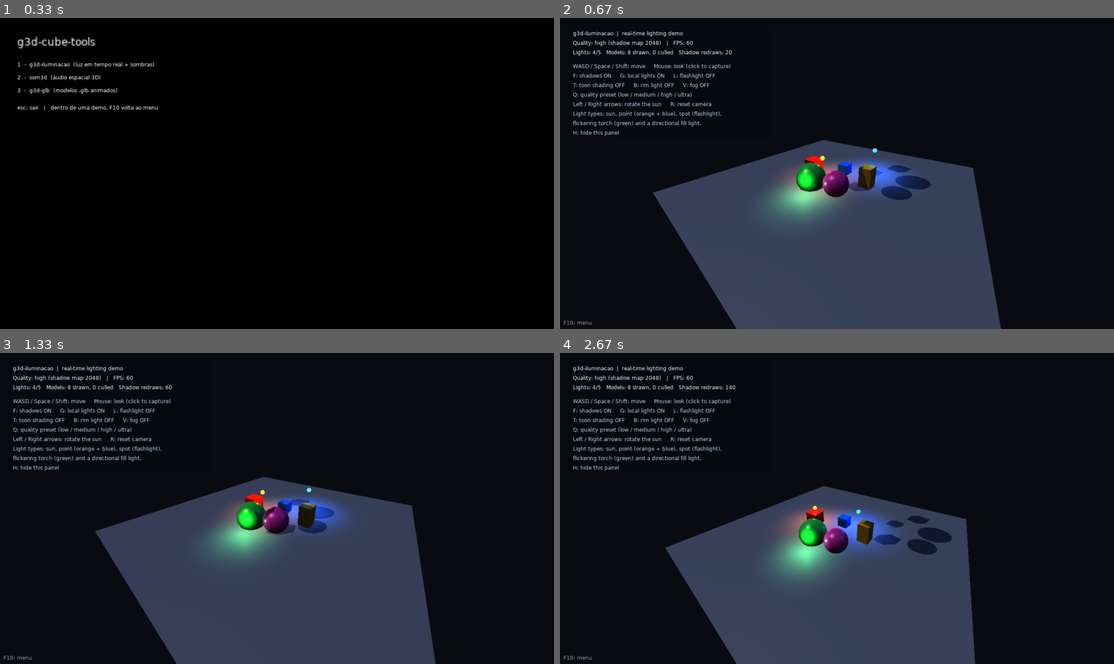
Above: before the commit, frames 1-4 (two rows, left to right).
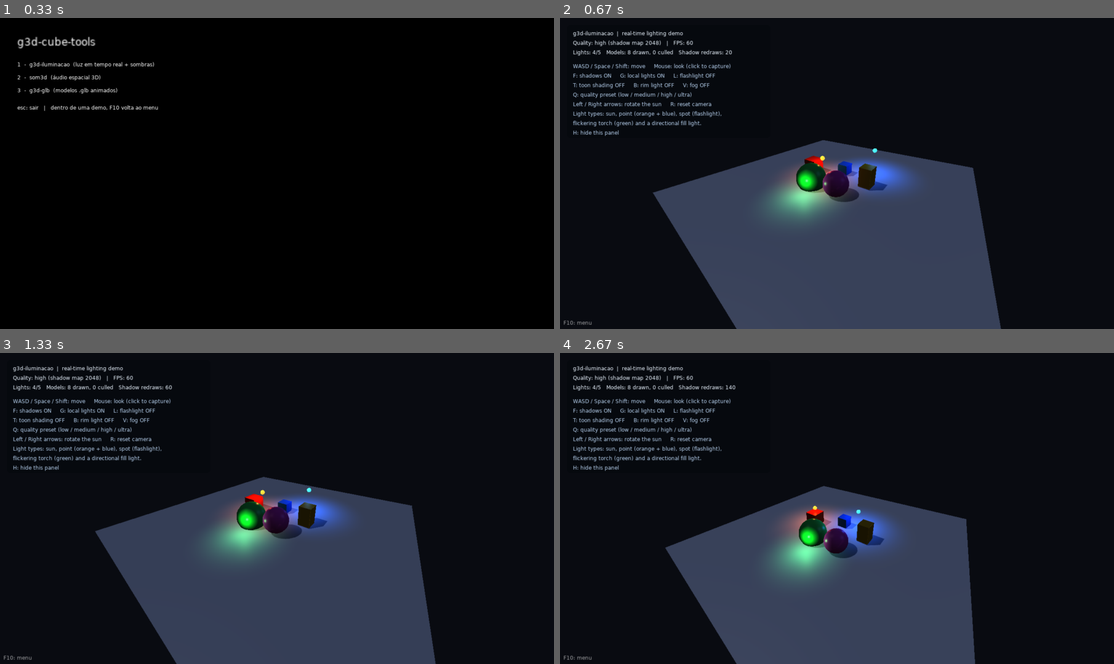
Above: after the commit, the same moments.

Repository: genericocube/g3d-cube-tools
Game: LÖVE game, started from main.lua
Same seed, same stepped clock (60 frames per second), same inputs: the game is played once before the commit and once after it.
Inputs (mouse positions are in pixels of both pictures, inside the frame that each line leads up to):
- Up to frame 1 (0.33 s): no input
- Up to frame 2 (0.67 s): tap 1 at 0.33 s
- Up to frame 3 (1.33 s): hold Right 0.67-1.13 s; move the mouse to (454, 499) at 0.7 s; hold Right from 1.17 s (still down); move the mouse to (144, 511) at 1.2 s; tap Space at 1.23 s
- Up to frame 4 (2.67 s): tap Space at 1.53, 1.73, 2.03, 2.3, 2.6 s; release Right at 1.63 s; hold Left 1.67-2.2 s; move the mouse to (892, 576) at 1.7 s; hold Left 2.23-2.63 s; move the mouse to (665, 461) at 2.27 s

Frame 1 is identical in both runs. In frame 2, 1.3% of the frame differs, in the area x 42-67%, y 44-60%; in frame 3, 0.8%; in frame 4, 1.4%, in the area x 43-71%, y 51-67%.

Commit message:
g3d-iluminacao: fix shadows mirrored around the shadow box center (slid when the camera moved); read the shadow map with the matrix it was drawn with

Diff:
--- a/g3d-iluminacao/init.lua
+++ b/g3d-iluminacao/init.lua
@@ -297,6 +297,8 @@
     self._visibleLights = {}
     self._lightCount = 0
     self._lastLightVP = {}
+    self._shadowVP = {} -- light matrix the shadow map was actually drawn with
+    for i = 1, 16 do self._shadowVP[i] = 0 end
     self._frame = 0
     self._lastShadowFrame = -math.huge
     self._shadowValid = false
@@ -933,6 +935,10 @@
 
     love.graphics.pop()
 
+    -- the main pass must read the map with the matrix it was drawn with, even when the
+    -- shadow map is only redrawn every few frames
+    for i = 1, 16 do self._shadowVP[i] = vp[i] end
+
     self._shadowValid = true
     self._lastShadowFrame = self._frame
     self.stats.shadowUpdated = true
@@ -949,7 +955,7 @@
 
     send(shader, "viewMatrix", camera.viewMatrix)
     send(shader, "projectionMatrix", camera.projectionMatrix)
-    send(shader, "lightViewProjection", self.lightViewProjection)
+    send(shader, "lightViewProjection", self._shadowVP)
     send(shader, "lightDirection", self.direction)
     send(shader, "directionalColor", self.directionalColor)
     send(shader, "directionalIntensity", self.directionalIntensity)
--- a/g3d-iluminacao/shaders/shadow.glsl
+++ b/g3d-iluminacao/shaders/shadow.glsl
@@ -7,11 +7,11 @@
 
 vec4 position(mat4 transformProjection, vec4 vertexPosition)
 {
-    vec4 clipPosition = lightViewProjection * modelMatrix * vertexPosition;
-
-    // LÖVE render-to-canvas targets have vertically flipped texture coordinates.
-    clipPosition.y = -clipPosition.y;
-    return clipPosition;
+    // No y flip here: the shadow map is only ever read back by lighting.glsl with the same
+    // light matrix, so writing and reading in the GPU's native orientation keeps them in sync.
+    // (Flipping only the write mirrored every shadow around the center of the shadow box,
+    // and that center moves with the camera, so shadows seemed to slide while moving.)
+    return lightViewProjection * modelMatrix * vertexPosition;
 }
 #endif // VERTEX
 
